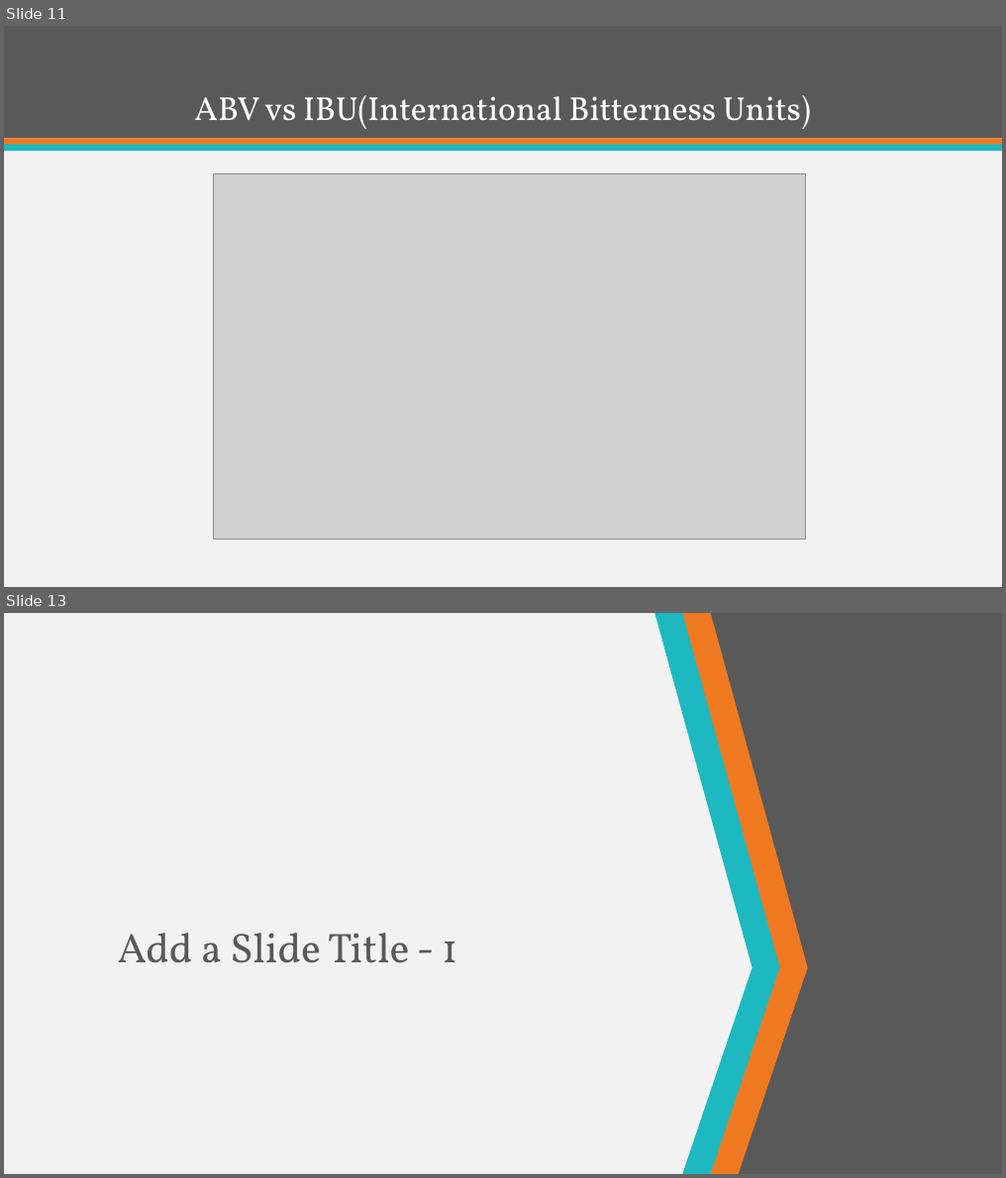
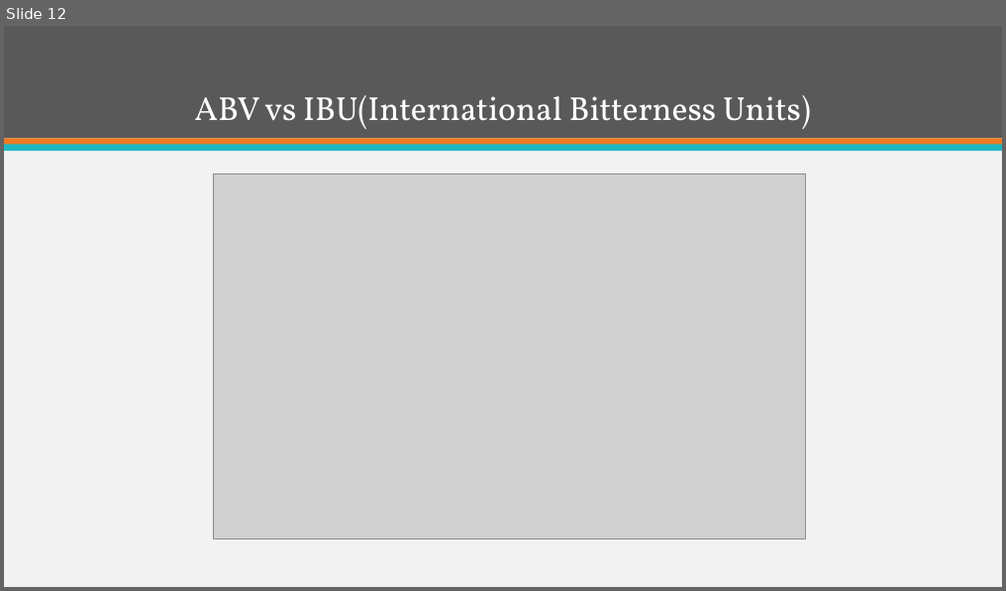
Before and after one commit to ItsGreyedOut/Brewery-Startup, a slide deck: presentation.pptx. Shown one above the other, each under a label of ours: slides 11 and 13 before the commit, slide 12 after it; the slides between them are not shown. The pictures are 1006x1178 and 1006x591 pixels, drawn with LibreOffice and Linux fonts; fonts in the diff are those of the drawing; grey boxes stand for pictures. Boxes give left, top, right and bottom in pixels: in the first picture for what was removed or moved away, otherwise in the second. Text is boxed around its words. In the diff, an @@ line names an element or a change of style, - is before the commit and + after.

```diff
--- a/presentation.pptx
+++ b/presentation.pptx
@@ slide 13 removed at box(4, 613, 1002, 1174), background #F2F2F2 @@
@@ freeform shape removed at box(654, 613, 779, 1174) @@
@@ freeform shape removed at box(671, 613, 808, 1174) @@
@@ freeform shape removed at box(694, 613, 1002, 1174) @@
@@ title removed at box(118, 933, 457, 963) @@
-Add a Slide Title - 1
@@ what was slide 11 is now slide 12 @@
```
Also in this commit, not shown: 2 slides changed, 4 slides added, 4 other slides removed.
